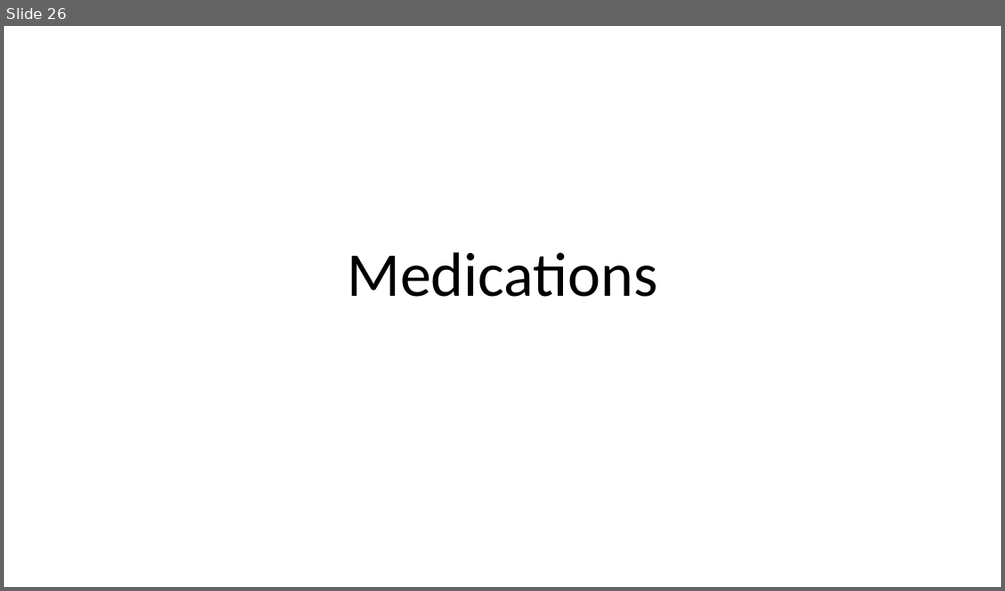
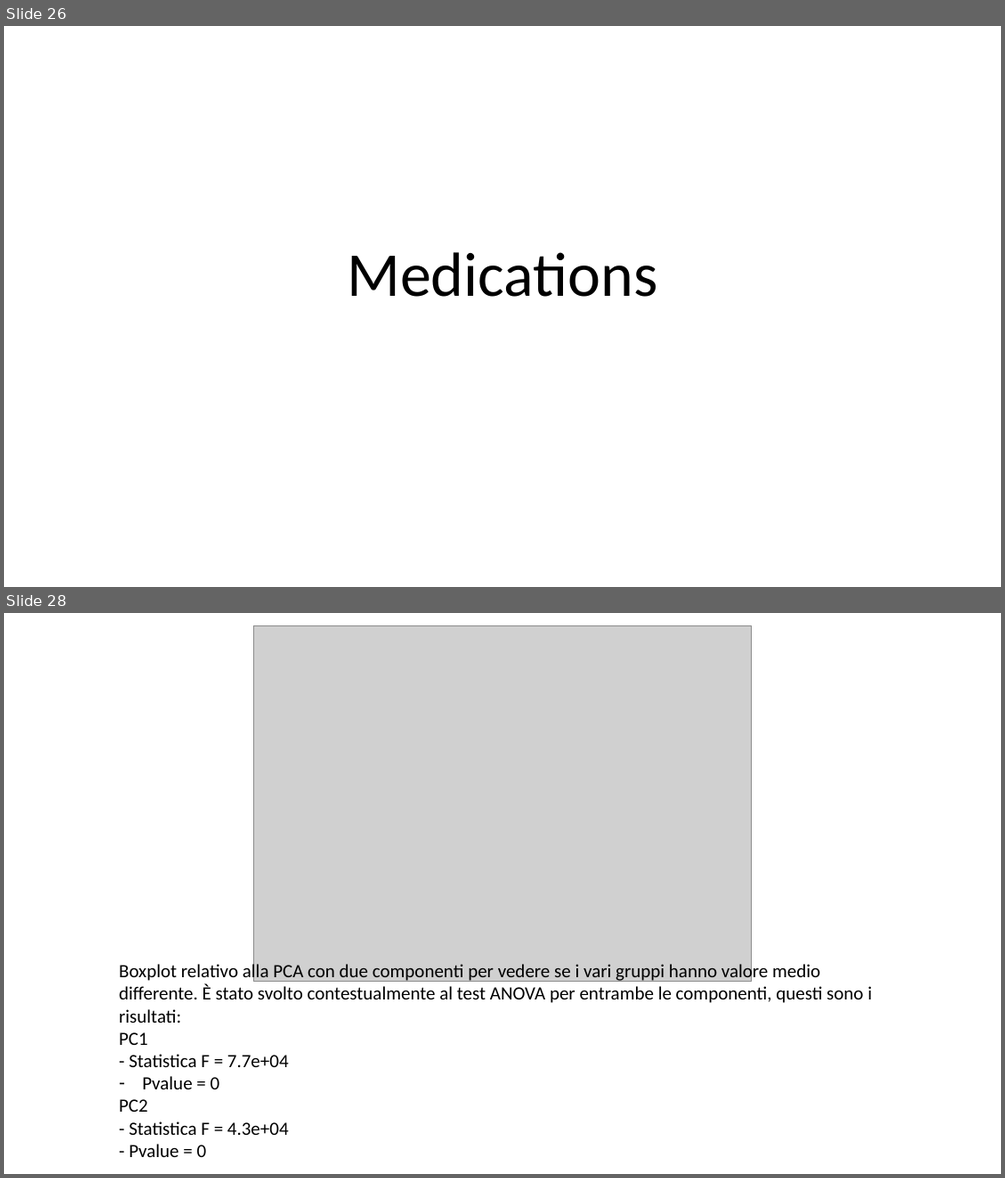
Before and after one commit to UPOD-datascience/ODIN, a slide deck: assets/ppt/data_exploration.pptx. Shown one above the other, each under a label of ours: slide 26 before the commit, slides 26 and 28 after it; the slides between them are not shown. The pictures are 1005x591 and 1005x1178 pixels, drawn with LibreOffice and Linux fonts; fonts in the diff are those of the drawing; grey boxes stand for pictures. Boxes give left, top, right and bottom in pixels: in the first picture for what was removed or moved away, otherwise in the second. Text is boxed around its words. In the diff, an @@ line names an element or a change of style, - is before the commit and + after.

```diff
--- a/assets/ppt/data_exploration.pptx
+++ b/assets/ppt/data_exploration.pptx
@@ slide 28 added at [4, 613, 1001, 1174], background #FFFFFF @@
@@ picture added at [253, 625, 751, 981] @@
@@ text added at [119, 962, 872, 1157], 18 pt, text #000000 @@
+Boxplot relativo alla PCA con due componenti per vedere se i vari gruppi hanno valore medio differente. È stato svolto contestualmente al test ANOVA per entrambe le componenti, questi sono i risultati:
+PC1
+- Statistica F = 7.7e+04
+– Pvalue = 0
+PC2
+- Statistica F = 4.3e+04
+- Pvalue = 0
```
Also in this commit, not shown: 3 slides changed, 4 other slides added, 1 slide removed, 4 other files.
